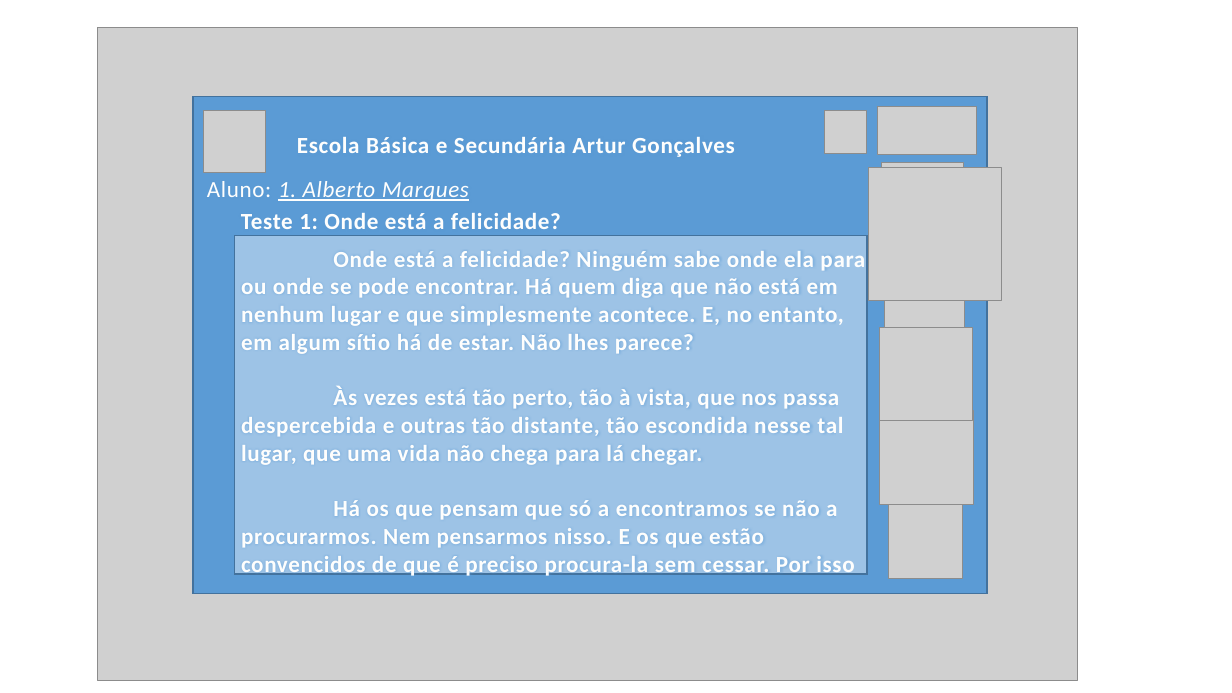
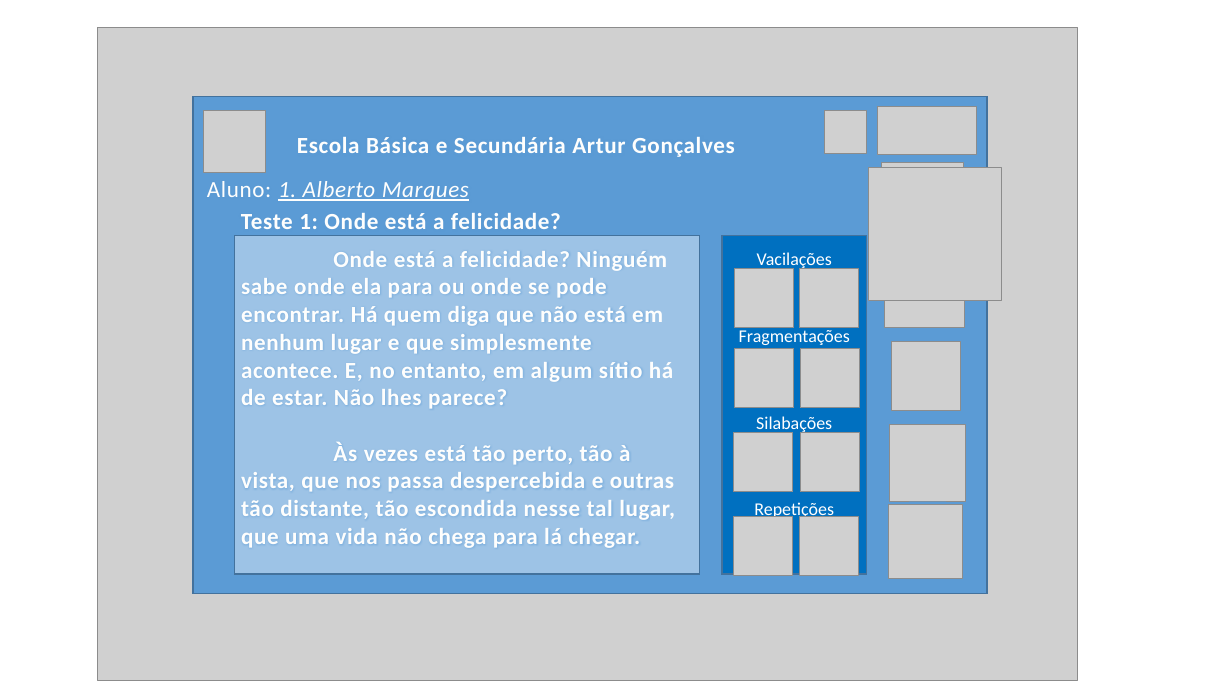
Before and after one commit to iptomar/letrinhas_as, a slide deck: slide 9 of Prototipo Exploratório e fotos/prototipoexploratorio.pptx. Drawn at 1232x693 pixels with LibreOffice and Linux fonts; fonts in the diff are those of the drawing; grey boxes stand for pictures. Boxes give left, top, right and bottom in pixels: in the first picture for what was removed or moved away, otherwise in the second. Text is boxed around its words. In the diff, an @@ line names an element or a change of style, - is before the commit and + after.

```diff
--- a/Prototipo Exploratório e fotos/prototipoexploratorio.pptx
+++ b/Prototipo Exploratório e fotos/prototipoexploratorio.pptx
@@ rectangle: place and size @@
-rectangle at (235,236,868,574)
+rectangle at (235,236,700,574)
@@ rectangle added at (723,236,867,574), fill #0070C0, outline #43739E 1 pt, 14 pt, text #FFFFFF @@
+Vacilações
+Fragmentações
+Silabações
+Repetições
@@ picture added at (735,269,794,328) @@
@@ picture added at (799,269,859,328) @@
@@ picture added at (735,348,794,408) @@
@@ picture added at (800,348,860,408) @@
@@ picture at (891,342,960,411): rotation 180 to 0 degrees @@
@@ picture added at (734,433,793,492) @@
@@ picture added at (800,433,860,492) @@
@@ picture: place and size @@
-picture at (880,410,974,505)
+picture at (890,425,966,501)
@@ text at (241,500,854,578): paragraph removed @@
-Há os que pensam que só a encontramos se não a procurarmos. Nem pensarmos nisso. E os que estão convencidos de que é preciso procura-la sem cessar. Por isso
@@ picture added at (734,517,793,576) @@
@@ picture added at (799,517,859,576) @@
```
Also in this commit, not shown: 2 other slides changed.
